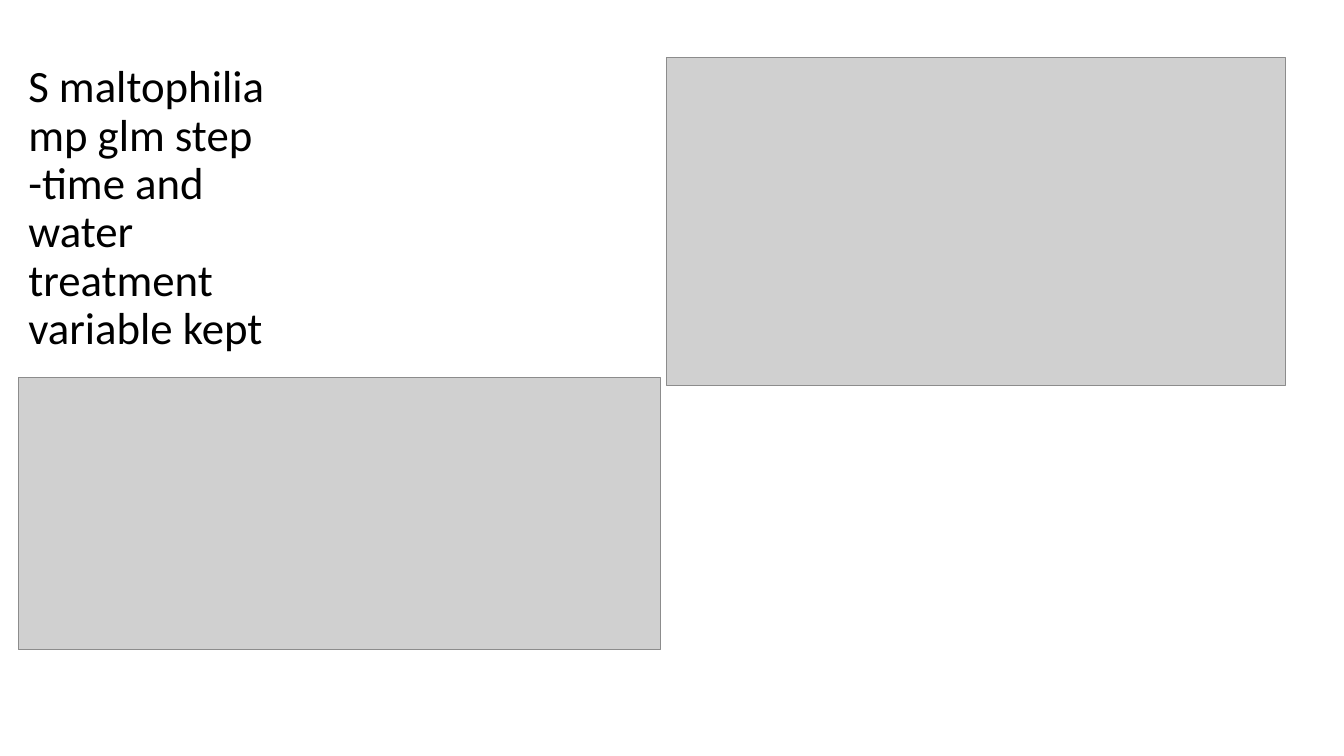
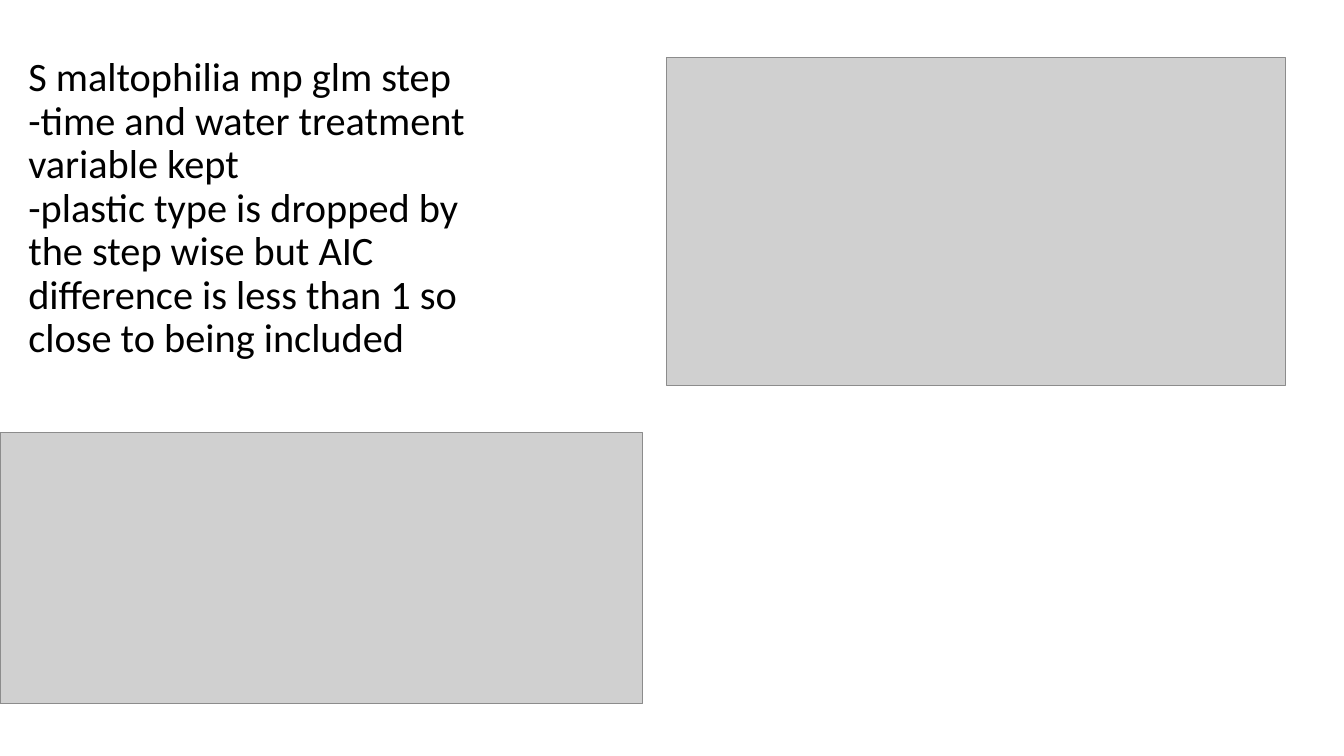
Before and after one commit to microbial-genomics/eytcheson_microplastics, a slide deck: slide 7 of pptx/glm_microplastics_water_v3.pptx (slide 6 before the commit). Drawn at 1344x756 pixels with LibreOffice and Linux fonts; fonts in the diff are those of the drawing; grey boxes stand for pictures. Boxes give left, top, right and bottom in pixels: in the first picture for what was removed or moved away, otherwise in the second. Text is boxed around its words. In the diff, an @@ line names an element or a change of style, - is before the commit and + after.

```diff
--- a/pptx/glm_microplastics_water_v3.pptx
+++ b/pptx/glm_microplastics_water_v3.pptx
@@ title at [28,63,465,359]: text changed; size 32 to 28.8 pt @@
-S maltophilia mp glm step
--time and water treatment variable kept
+S maltophilia mp glm step
+-time and water treatment variable kept
+-plastic type is dropped by the step wise but AIC difference is less than 1 so close to being included
@@ picture: place and size @@
-picture at [18,378,661,649]
+picture at [0,433,643,704]
```
Also in this commit, not shown: 26 other slides changed, 2 slides added, 8 other files.
